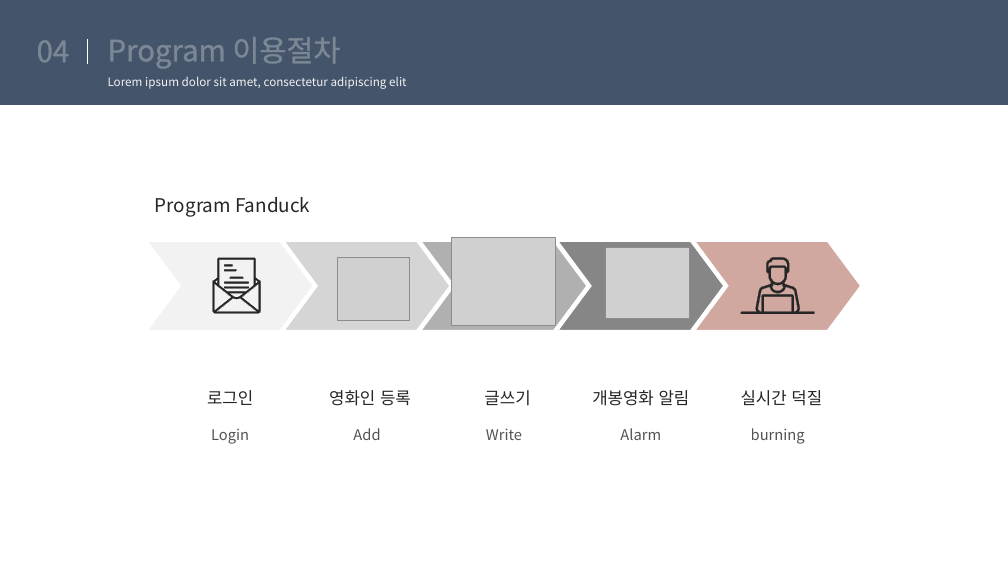
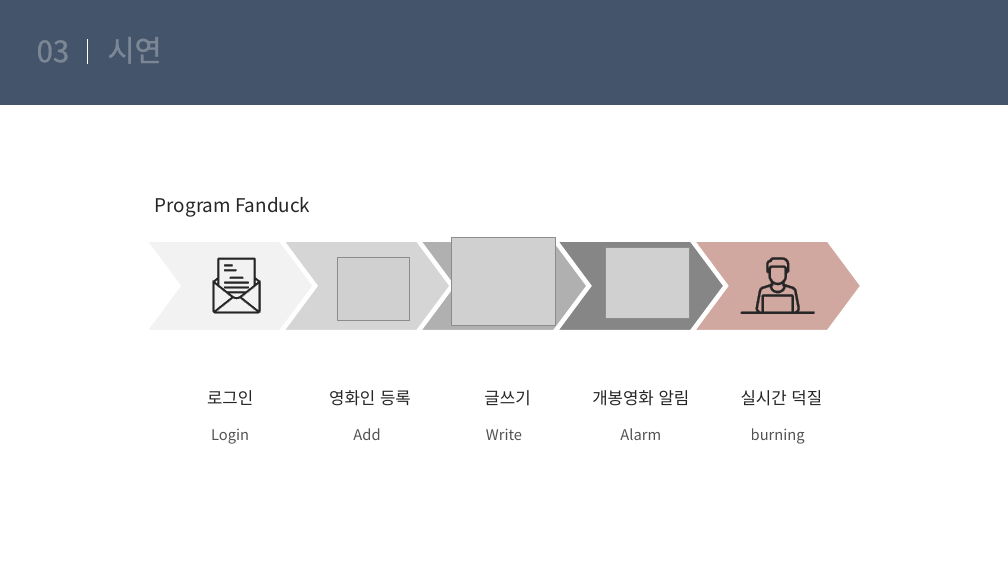
Before and after one commit to suna05/fanduck, a slide deck: slide 14 of uoonleen/8월 29일_ppt/Fanduck.pptx (slide 12 before the commit). Drawn at 1008x567 pixels with LibreOffice and Linux fonts; fonts in the diff are those of the drawing; grey boxes stand for pictures. Boxes give left, top, right and bottom in pixels: in the first picture for what was removed or moved away, otherwise in the second. Text is boxed around its words. In the diff, an @@ line names an element or a change of style, - is before the commit and + after.

```diff
--- a/uoonleen/8월 29일_ppt/Fanduck.pptx
+++ b/uoonleen/8월 29일_ppt/Fanduck.pptx
@@ text at (x1=37, y1=40, x2=70, y2=62): text changed @@
-04
+03
@@ title at (x1=108, y1=37, x2=162, y2=64): text changed @@
-Program 이용절차
+시연
@@ text removed at (x1=108, y1=76, x2=406, y2=89) @@
-Lorem ipsum dolor sit amet, consectetur adipiscing elit
```
Also in this commit, not shown: 10 other slides changed, 11 slides added, 1 slide removed.
